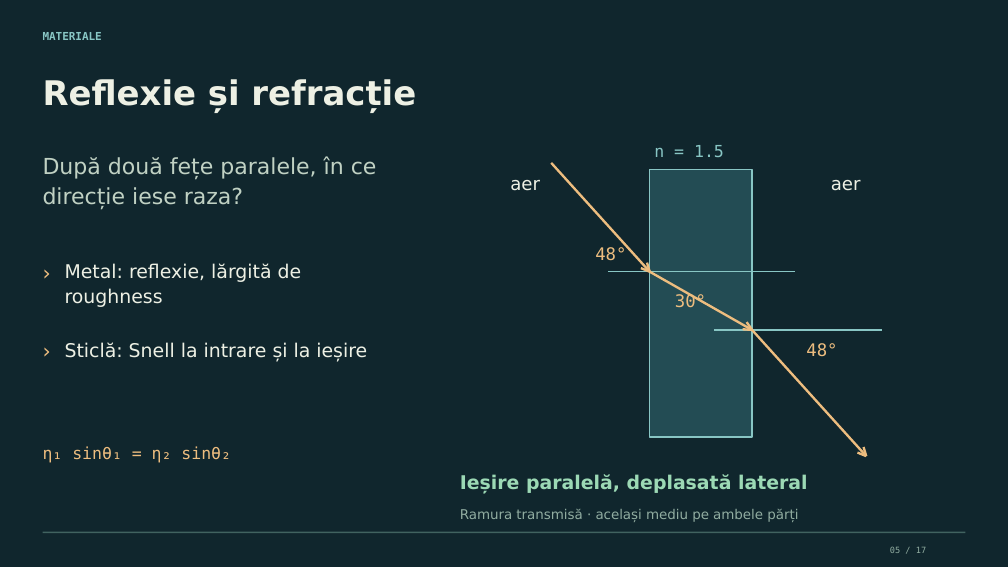
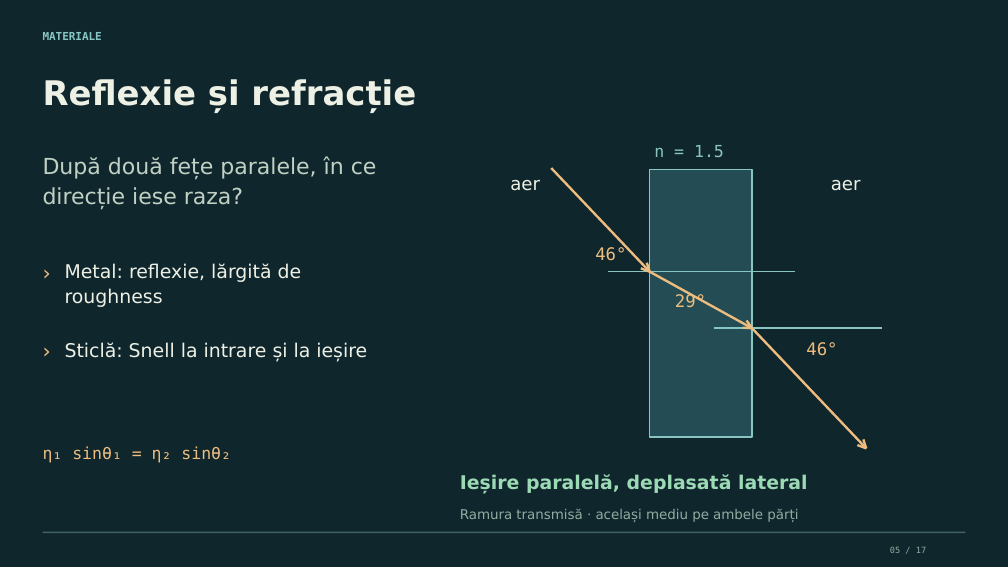
Before and after one commit to mucel29/pgapi-presentation, a slide deck: slide 5 of output/raytracing.pptx. Drawn at 1008x567 pixels with LibreOffice and Linux fonts; fonts in the diff are those of the drawing. Boxes give left, top, right and bottom in pixels: in the first picture for what was removed or moved away, otherwise in the second. Text is boxed around its words. In the diff, an @@ line names an element or a change of style, - is before the commit and + after.

```diff
--- a/output/raytracing.pptx
+++ b/output/raytracing.pptx
@@ line moved from (551, 163) - (650, 271) to (551, 168) - (650, 271) @@
@@ text at [595, 247, 626, 261]: text changed @@
-48°
+46°
@@ text at [675, 293, 706, 308]: text changed @@
-30°
+29°
@@ line moved from (752, 330) - (867, 456) to (752, 328) - (867, 448) @@
@@ text at [806, 342, 837, 356]: text changed @@
-48°
+46°
@@ line moved from (867, 456) - (858, 453) to (867, 448) - (858, 445) @@
@@ line moved from (867, 456) - (864, 447) to (867, 448) - (864, 439) @@
```
Also in this commit, not shown: 7 other slides changed, 22 other files.
